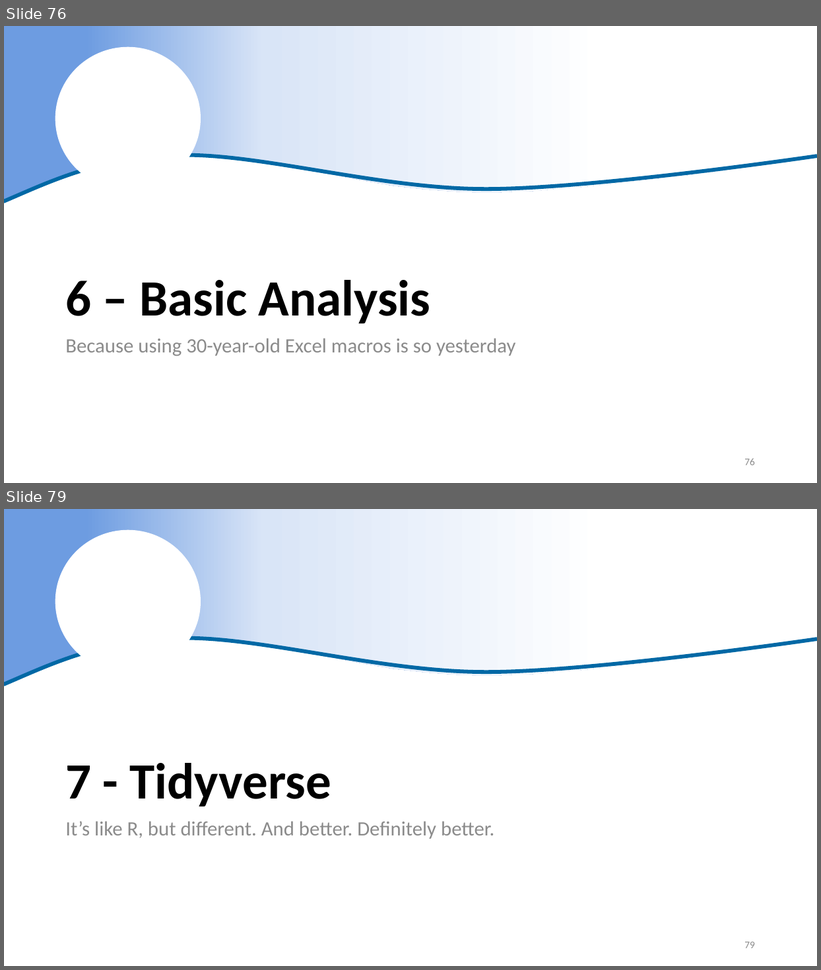
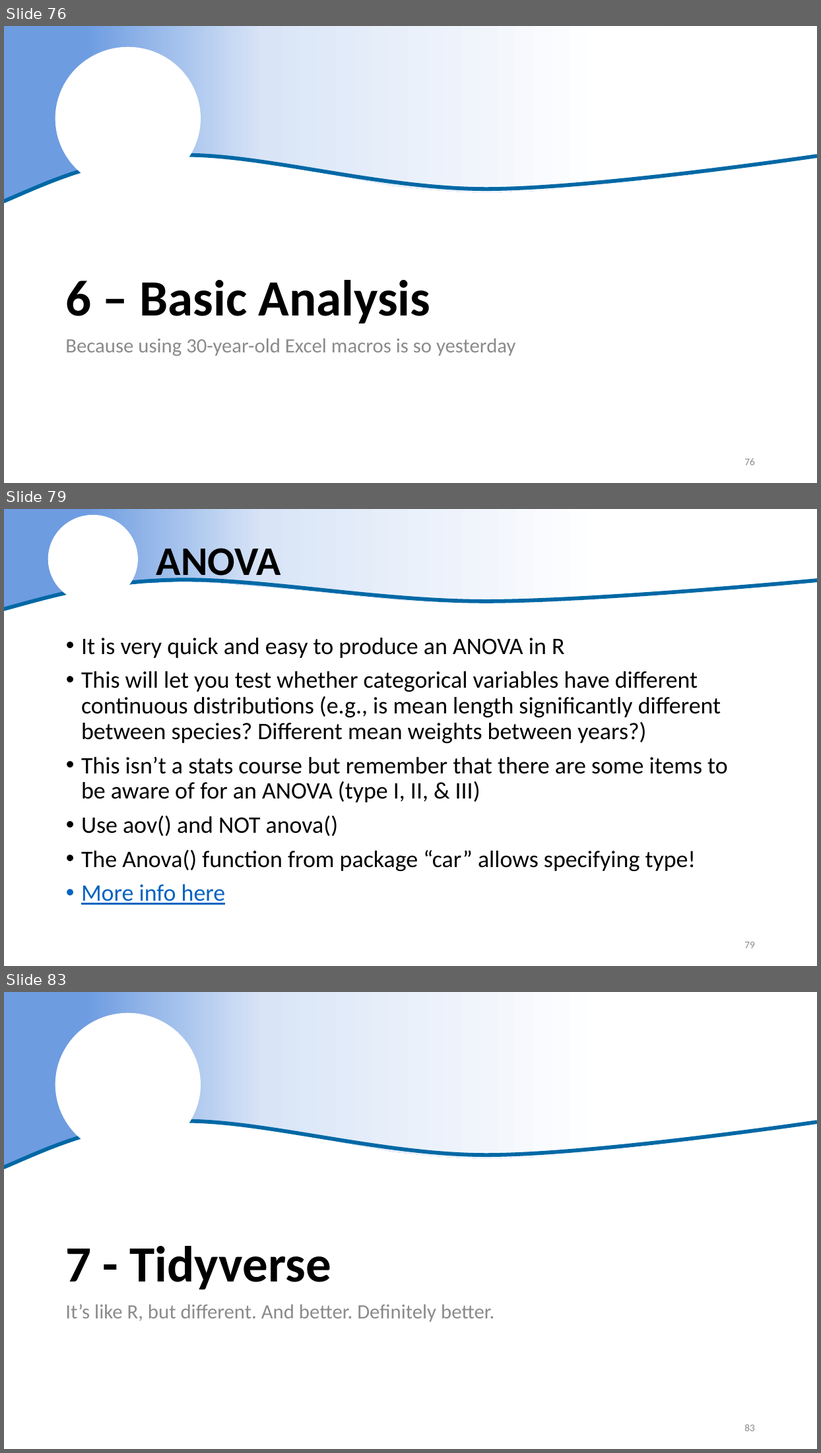
Before and after one commit to justinpriest/R_Intro_ADFG, a slide deck: The Basics of R.pptx. Shown one above the other, each under a label of ours: slides 76 and 79 before the commit, slides 76, 79 and 83 after it; the slides between them are not shown. The pictures are 821x970 and 821x1453 pixels, drawn with LibreOffice and Linux fonts; fonts in the diff are those of the drawing; background and template pictures are left out. Boxes give left, top, right and bottom in pixels: in the first picture for what was removed or moved away, otherwise in the second. Text is boxed around its words. In the diff, an @@ line names an element or a change of style, - is before the commit and + after.

```diff
--- a/The Basics of R.pptx
+++ b/The Basics of R.pptx
@@ slide 79 added at [4, 509, 817, 966], background #FFFFFF @@
@@ freeform shape added at [4, 509, 817, 609], fill gradient #6D9CE1 to #D9E5F7 to #FFFFFF @@
@@ ellipse added at [48, 515, 137, 603], fill #FFFFFF @@
@@ title added at [156, 541, 281, 585], 48 pt, text #000000, bold @@
+ANOVA
@@ freeform shape added at [4, 580, 817, 609], outline #DAE3F3 4.5 pt @@
@@ text added at [81, 638, 728, 905], 28 pt, text #000000 @@
+• It is very quick and easy to produce an ANOVA in R
+• This will let you test whether categorical variables have different continuous distributions (e.g., is mean length significantly different between species? Different mean weights between years?)
+• This isn’t a stats course but remember that there are some items to be aware of for an ANOVA (type I, II, & III)
+• Use aov() and NOT anova()
+• The Anova() function from package “car” allows specifying type!
+• More info here
@@ page number added at [745, 942, 755, 949], 12 pt, text #8C8C8C @@
+79
@@ what was slide 79 is now slide 83 @@
@@ page number at [745, 1424, 755, 1432]: text changed @@
-79
+83
```
Also in this commit, not shown: 1 slide changed, 4 other slides added, 1 slide removed, 1 other file.
